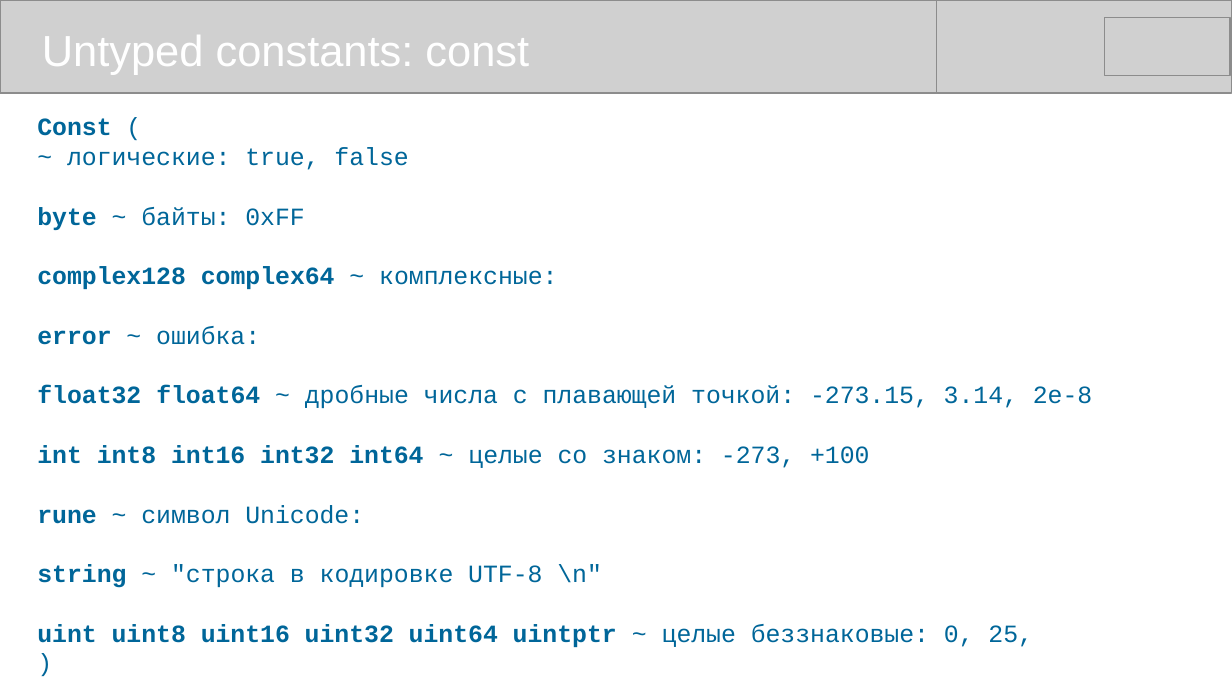
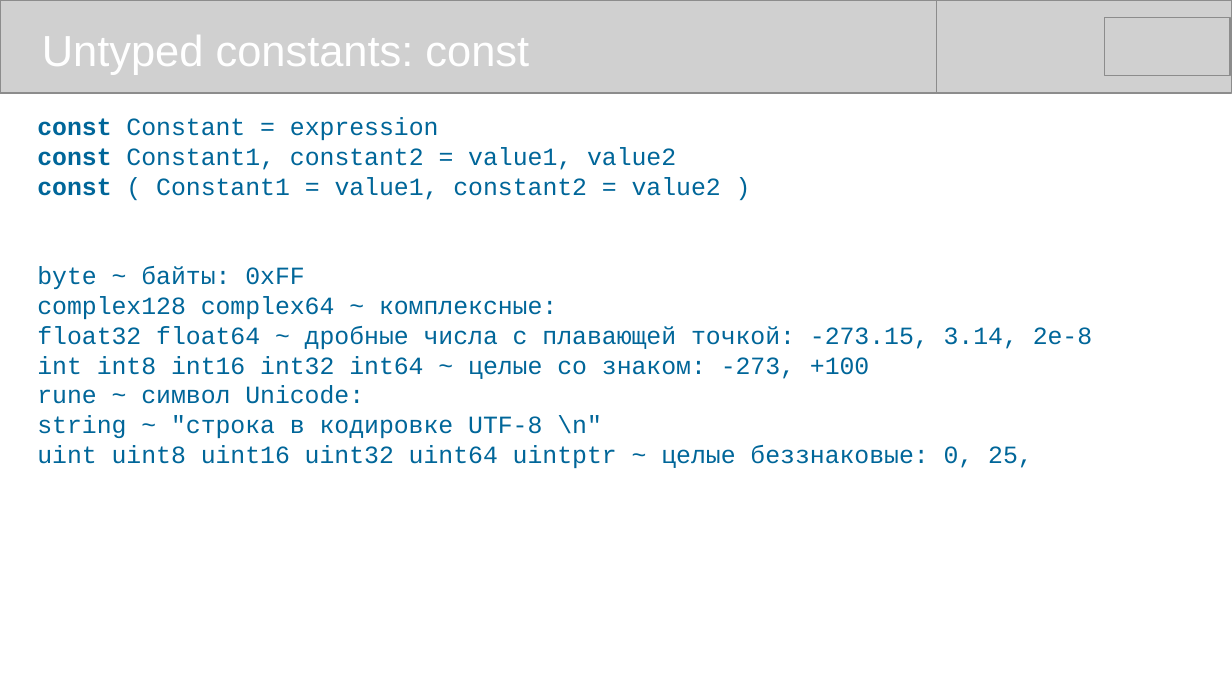
Before and after one commit to mike-shock/Go_language, a slide deck: slide 12 of Go_Intro.odp (slide 13 before the commit). Drawn at 1232x693 pixels with LibreOffice and Linux fonts; fonts in the diff are those of the drawing; grey boxes stand for pictures. Boxes give left, top, right and bottom in pixels: in the first picture for what was removed or moved away, otherwise in the second. Text is boxed around its words. In the diff, an @@ line names an element or a change of style, - is before the commit and + after.

```diff
--- a/Go_Intro.odp
+++ b/Go_Intro.odp
@@ text at bbox=[37, 117, 1092, 468]: paragraph removed @@
-)
@@ text at bbox=[37, 117, 721, 200]: text changed @@
-Const (
-~ логические: true, false
+const Constant = expression
+const Constant1, constant2 = value1, value2
+const ( Constant1 = value1, constant2 = value2 )
@@ text at bbox=[37, 266, 1092, 468]: bold off in "byte", "complex128 complex64", "float32 float64", "int int8 int16 int32 int64" and 3 more places @@
@@ text at bbox=[37, 326, 260, 345]: paragraph removed @@
-error ~ ошибка:
```
Also in this commit, not shown: 5 other slides changed, 1 slide added, 2 other files.
